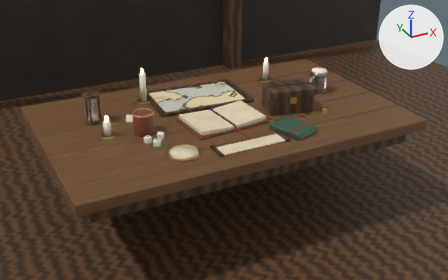
What one commit did to the Blender file tools/landing-table/table.blend.
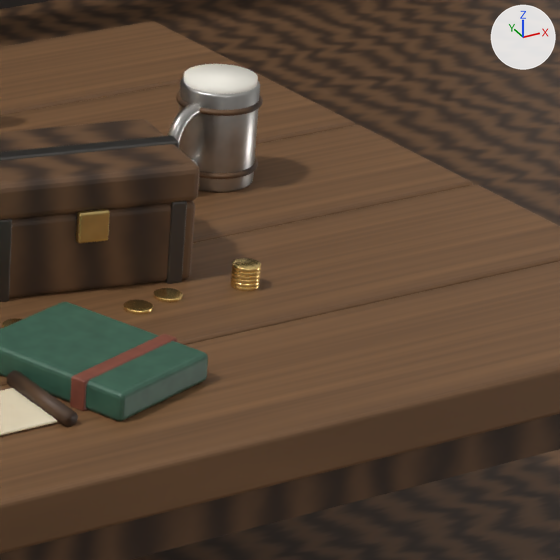
Each version is shown from a 50 mm lens placed at (-1.898, -3.665, 1.833), pointed at (-0.012, 0.049, -0.174), then close up on the part from 61% to 87% of the width and 19% to 60% of the height. The lights are fixed; the arrows at upper right show +X, +Y and +Z. The first two pictures are the older version.

Objects in the first close-up: 'Board0', 'Board1', 'Board2', 'Board3', 'Board4', 'ChestBody', 'ChestLid', 'Floor', 'JournalCover', 'TableApron', 'TankardBody', 'TankardFoam' and 20 more.
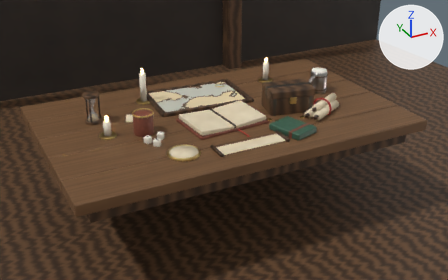
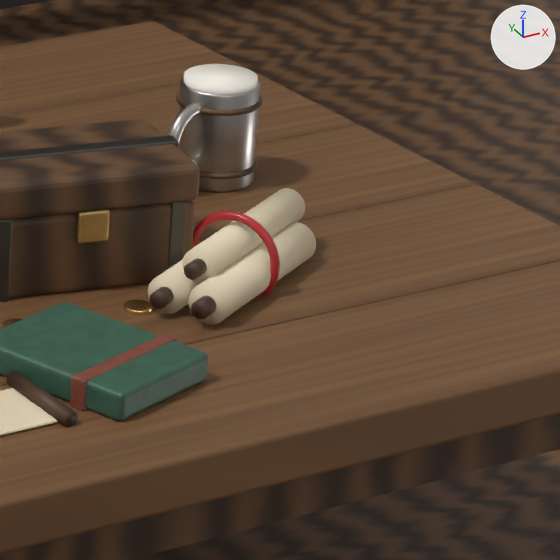
What differs and where, as boxes (x1, y1, x2, y2) in the close-ups (560 x 560 px):
'Scroll0', added: after (188, 222, 316, 325)
'Scroll2', added: after (183, 188, 305, 284)
'ScrollRibbon', added (red): after (192, 211, 280, 296)
'Scroll1', added: after (148, 260, 199, 314)
'ScrollRod0-0.16', added: after (191, 296, 216, 319)
'ScrollRod1-0.16', added: after (150, 287, 174, 309)
'ScrollRod2-0.16', added: after (184, 258, 207, 280)

Patch to the scene script:
```diff
--- a/tools/landing-table/table.blend.py
+++ b/tools/landing-table/table.blend.py
@@ ob_scrollribbon @@
+ob_scrollribbon = bpy.data.objects.new('ScrollRibbon', me_torus_006)  # a torus around z (ring radius 0.07, tube radius 0.007) spanning x -0.077..0.077, y -0.077..0.077, z -0.007..0.007; in mat_redwax (red #b33030)
+ob_scrollribbon.parent = ob_recaps
+ob_scrollribbon.location = (0.0, 0.035, 0.045)
+ob_scrollribbon.rotation_euler = (0.0, 1.571, 0.0)  # degrees (0, 90, 0)
@@ ob_recaps @@
+ob_recaps = bpy.data.objects.new('Recaps', None)
+ob_recaps.location = (0.7, -0.22, 0.0)
+ob_recaps.rotation_euler = (0.0, 0.0, 0.489)  # degrees (0, 0, 28)
@@ ob_scrollrod2_0_16 @@
+ob_scrollrod2_0_16 = bpy.data.objects.new('ScrollRod2-0.16', me_cylinder_037)  # a 48-sided cylinder along z spanning x -0.0126..0.0126, y -0.0126..0.0126, z -0.015..0.015
+ob_scrollrod2_0_16.parent = ob_recaps
+ob_scrollrod2_0_16.location = (-0.125, 0.035, 0.073)
+ob_scrollrod2_0_16.rotation_euler = (0.0, 1.571, 0.0)  # degrees (0, 90, 0)
@@ ob_scroll2 @@
+ob_scroll2 = bpy.data.objects.new('Scroll2', me_cylinder_036)  # 80 vertices, 42 faces; spans x -0.028..0.028, y -0.028..0.028, z -0.15..0.15
+ob_scroll2.parent = ob_recaps
+ob_scroll2.location = (0.035, 0.035, 0.073)
+ob_scroll2.rotation_euler = (0.0, 1.571, 0.0)  # degrees (0, 90, 0)
@@ ob_scrollrod1_0_16 @@
+ob_scrollrod1_0_16 = bpy.data.objects.new('ScrollRod1-0.16', me_cylinder_034_1)  # a 48-sided cylinder along z spanning x -0.0135..0.0135, y -0.0135..0.0135, z -0.015..0.015
+ob_scrollrod1_0_16.parent = ob_recaps
+ob_scrollrod1_0_16.location = (-0.16, 0.07, 0.03)
+ob_scrollrod1_0_16.rotation_euler = (0.0, 1.571, 0.0)  # degrees (0, 90, 0)
@@ ob_scroll1 @@
+ob_scroll1 = bpy.data.objects.new('Scroll1', me_cylinder_033_1)  # 80 vertices, 42 faces; spans x -0.03..0.03, y -0.03..0.03, z -0.15..0.15
+ob_scroll1.parent = ob_recaps
+ob_scroll1.location = (0.0, 0.07, 0.03)
+ob_scroll1.rotation_euler = (0.0, 1.571, 0.0)  # degrees (0, 90, 0)
@@ ob_scrollrod0_0_16 @@
+ob_scrollrod0_0_16 = bpy.data.objects.new('ScrollRod0-0.16', me_cylinder_031_1)  # a 48-sided cylinder along z spanning x -0.0144..0.0144, y -0.0144..0.0144, z -0.015..0.015
+ob_scrollrod0_0_16.parent = ob_recaps
+ob_scrollrod0_0_16.location = (-0.16, 0.0, 0.032)
+ob_scrollrod0_0_16.rotation_euler = (0.0, 1.571, 0.0)  # degrees (0, 90, 0)
@@ ob_scroll0 @@
+ob_scroll0 = bpy.data.objects.new('Scroll0', me_cylinder_030_1)  # 80 vertices, 42 faces; spans x -0.032..0.032, y -0.032..0.032, z -0.15..0.15
+ob_scroll0.parent = ob_recaps
+ob_scroll0.location = (0.0, 0.0, 0.032)
+ob_scroll0.rotation_euler = (0.0, 1.571, 0.0)  # degrees (0, 90, 0)
```
